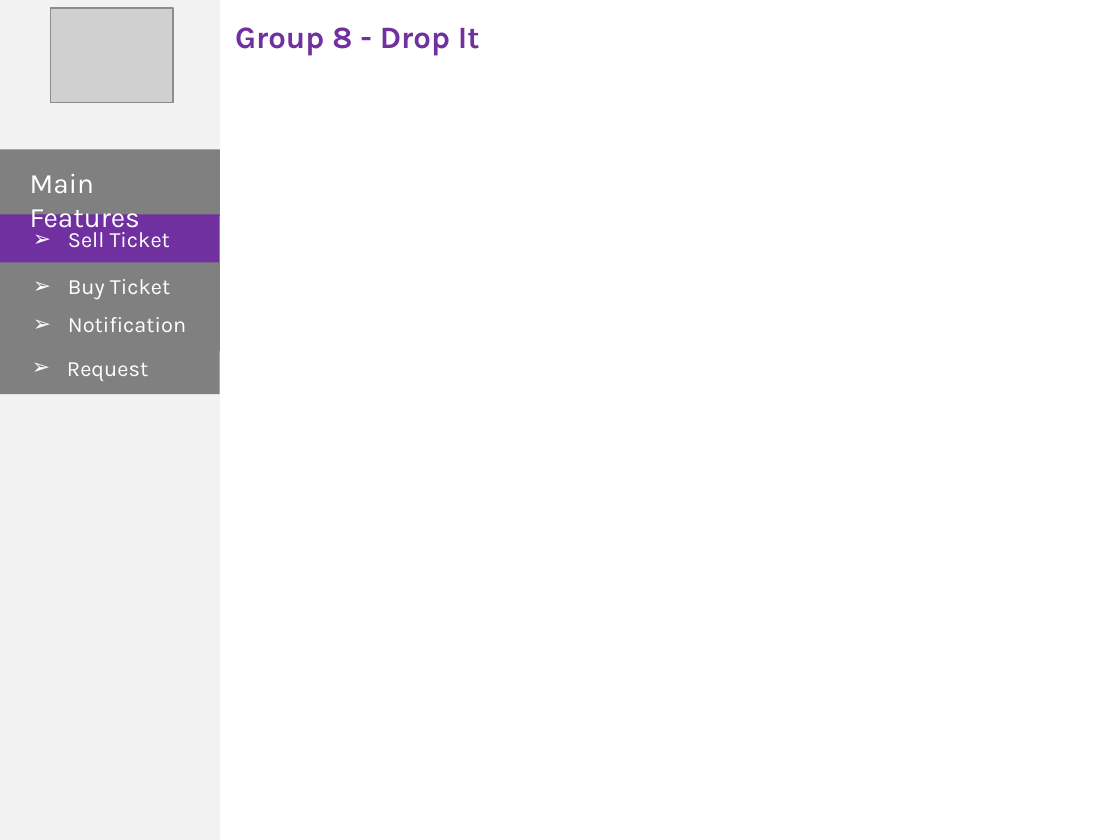
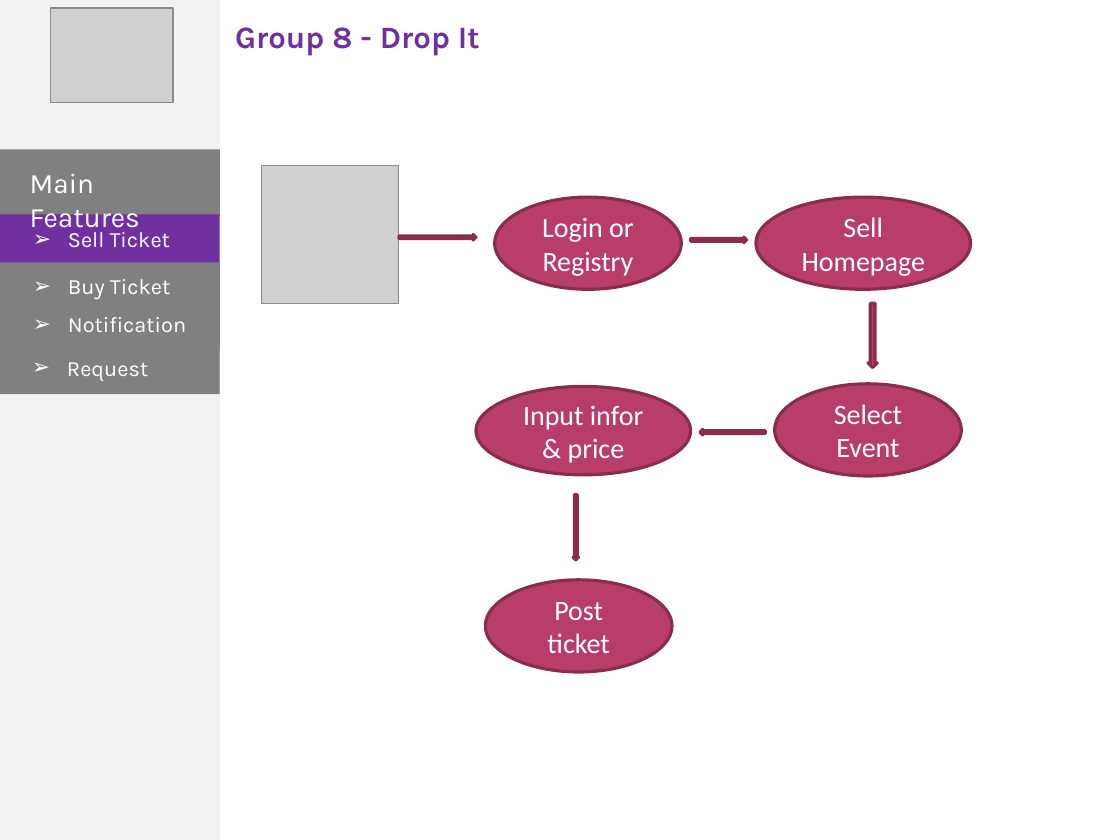
Before and after one commit to phonglk/fptu_capstone, a slide deck: slide 11 of Document/Present.pptx. Drawn at 1120x840 pixels with LibreOffice and Linux fonts; fonts in the diff are those of the drawing; grey boxes stand for pictures. Boxes give left, top, right and bottom in pixels: in the first picture for what was removed or moved away, otherwise in the second. Text is boxed around its words. In the diff, an @@ line names an element or a change of style, - is before the commit and + after.

```diff
--- a/Document/Present.pptx
+++ b/Document/Present.pptx
@@ picture added at box(261, 166, 399, 304) @@
@@ ellipse added at box(495, 197, 682, 289), fill #B83D68, outline #882D4D 2 pt, 18 pt, text #FFFFFF @@
+Login or Registry
@@ ellipse added at box(756, 197, 971, 289), fill #B83D68, outline #882D4D 2 pt, 18 pt, text #FFFFFF @@
+Sell Homepage
@@ right arrow added at box(399, 234, 476, 240), fill #B83D68, outline #882D4D 2 pt @@
@@ right arrow added at box(691, 237, 747, 243), fill #B83D68, outline #882D4D 2 pt @@
@@ down arrow added at box(868, 304, 877, 367), fill #B83D68, outline #882D4D 2 pt @@
@@ ellipse added at box(476, 386, 691, 475), fill #B83D68, outline #882D4D 2 pt, 18 pt, text #FFFFFF @@
+Input infor & price
@@ ellipse added at box(775, 384, 962, 476), fill #B83D68, outline #882D4D 2 pt, 18 pt, text #FFFFFF @@
+Select Event
@@ left arrow added at box(700, 429, 765, 435), fill #B83D68, outline #882D4D 2 pt @@
@@ down arrow added at box(573, 495, 579, 560), fill #B83D68, outline #882D4D 2 pt @@
@@ ellipse added at box(485, 580, 672, 672), fill #B83D68, outline #882D4D 2 pt, 18 pt, text #FFFFFF @@
+Post ticket
```
Also in this commit, not shown: 6 other slides changed, 1 slide added.
